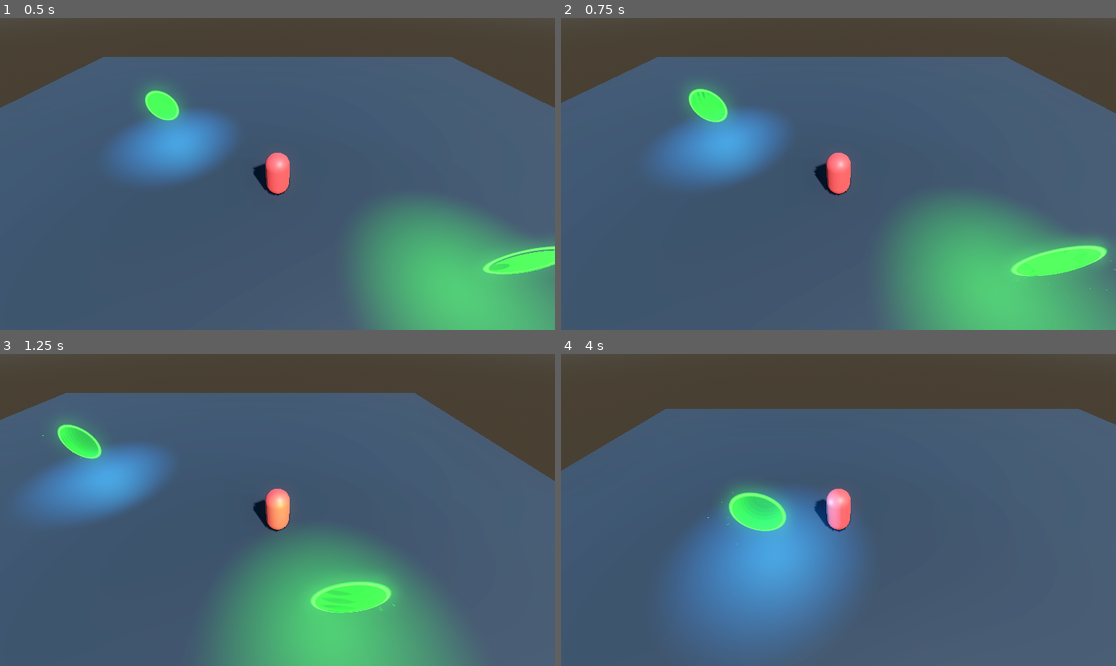
Above: before the commit, frames 1-4 (two rows, left to right).
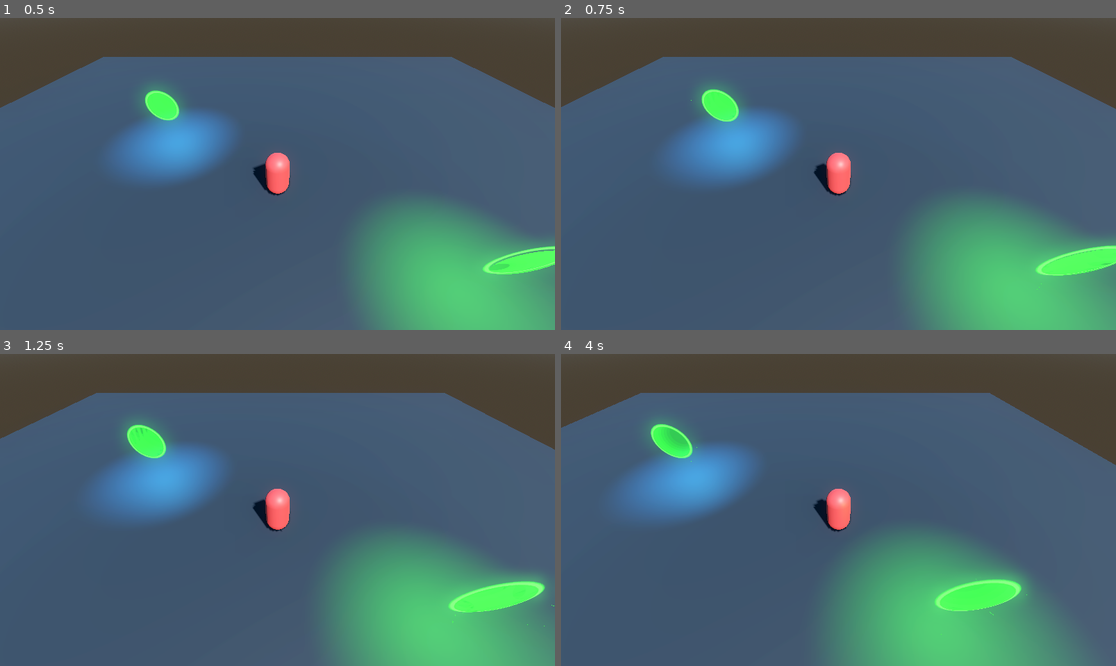
Above: after the commit, the same moments.

Repository: dontloseyourheadsu/GameEngineLab
Game: Godot game, scene res://games/dimension_hopper/scenes/test_level.tscn
Two runs of this game, one before a commit and one after it. Both use one fixed random seed, a clock stepped at 60 frames per second and the inputs below. Before the commit the project has no main scene; this scene is started directly in both runs.
Inputs:
- Up to frame 1 (0.5 s): no input
- Up to frame 2 (0.75 s): tap Enter (ui_accept) at 0.5 s; hold Right (ui_right) from 0.53 s (still down); hold Shift from 0.53 s (still down)
- Up to frame 3 (1.25 s): keep holding Right (ui_right); keep holding Shift; tap Enter (ui_accept) at 0.77 s
- Up to frame 4 (4 s): release Right (ui_right) at 1.28 s; release Shift at 1.28 s; hold Down (ui_down) 1.28-2.03 s; tap Shift at 1.35, 2.85 s; tap Enter (ui_accept) at 1.52, 3.02, 3.77 s; hold Right (ui_right) 2.03-2.78 s; hold Shift 2.03-2.78 s; hold Up (ui_up) 2.78-3.53 s; hold Left (ui_left) from 3.53 s (still down); hold Shift from 3.53 s (still down)

Frame 1 is identical in both runs. In frame 2, 3.0% of the frame differs, in the area x 0-100%, y 12-100%; in frame 3, 30%; in frame 4, 39%.

Commit message:
config(godot): update project main scene and configure Autoload singletons

Diff:
--- a/game-engine.godot/project.godot
+++ b/game-engine.godot/project.godot
@@ -11,8 +11,14 @@
 [application]
 
 config/name="GameEngine.GODOT"
+run/main_scene="res://games/dimension_hopper/scenes/test_level.tscn"
 config/features=PackedStringArray("4.6", "GL Compatibility")
 config/icon="res://icon.svg"
+
+[autoload]
+
+EventBus="*res://src/common/event_bus.gd"
+TimeManager="*res://src/common/time_manager.gd"
 
 [physics]
 
